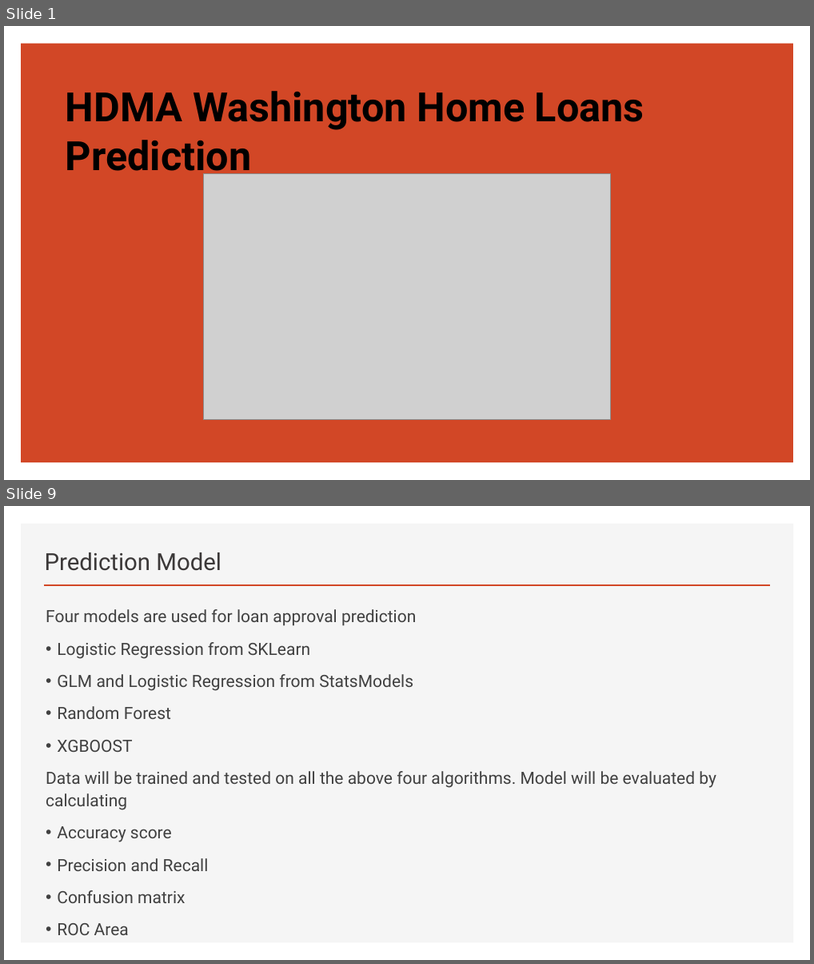
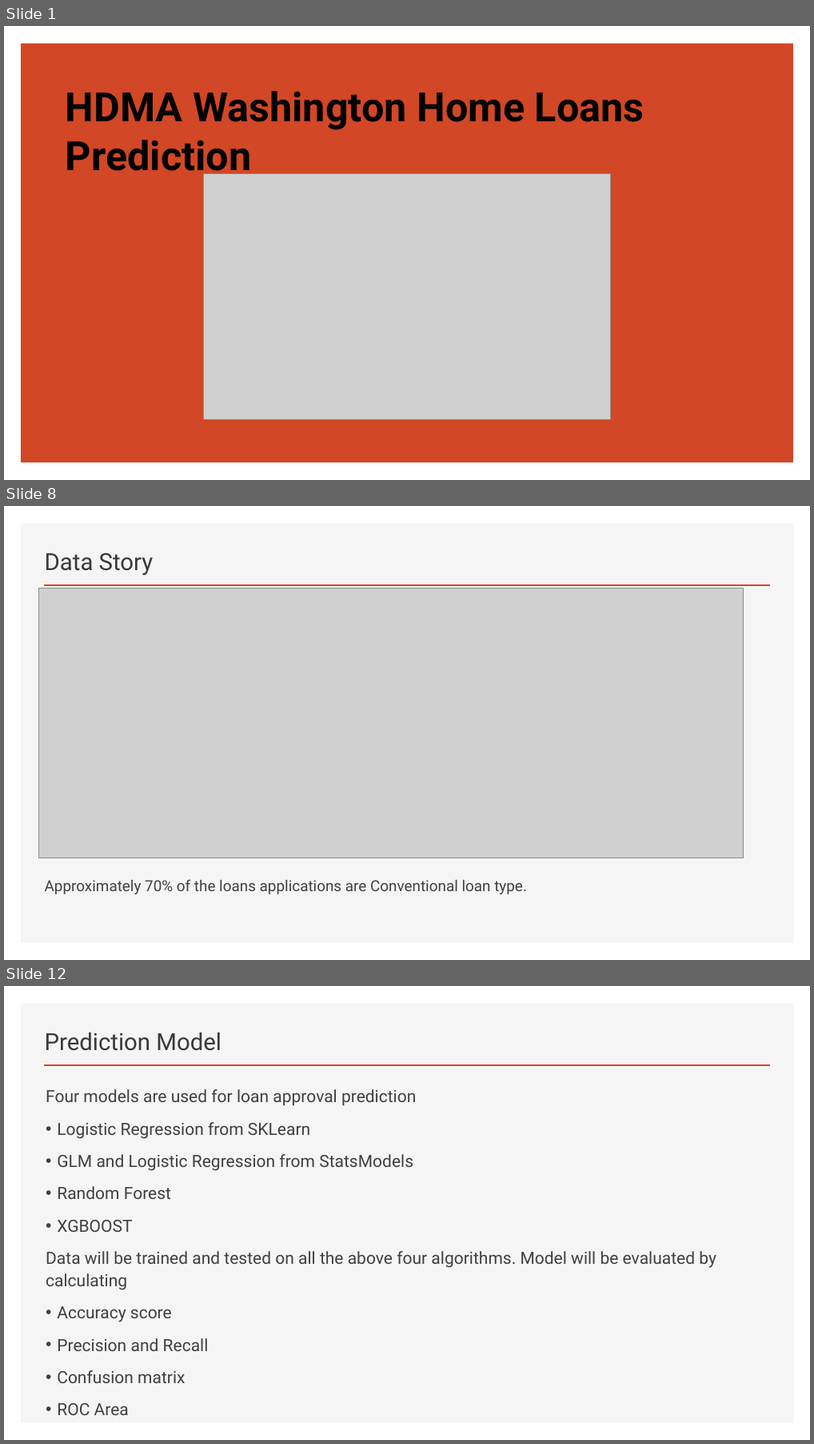
Before and after one commit to khmsha/Springboard, a slide deck: Capstone_Project1/HDMA Washington Home Loans Prediction.pptx. Shown one above the other, each under a label of ours: slides 1 and 9 before the commit, slides 1, 8 and 12 after it; the slides between them are not shown. The pictures are 814x964 and 814x1444 pixels, drawn with LibreOffice and Linux fonts; fonts in the diff are those of the drawing; grey boxes stand for pictures. Boxes give left, top, right and bottom in pixels: in the first picture for what was removed or moved away, otherwise in the second. Text is boxed around its words. In the diff, an @@ line names an element or a change of style, - is before the commit and + after.

```diff
--- a/Capstone_Project1/HDMA Washington Home Loans Prediction.pptx
+++ b/Capstone_Project1/HDMA Washington Home Loans Prediction.pptx
@@ slide 8 added at (x1=4, y1=506, x2=810, y2=960), background #FFFFFF; not listed: 2 template elements that a slide beside it also shows @@
@@ title added at (x1=45, y1=553, x2=154, y2=576), 28 pt, text #3B3838 @@
+Data Story
@@ picture added at (x1=38, y1=588, x2=744, y2=858) @@
@@ text added at (x1=45, y1=879, x2=527, y2=894), 18 pt, text #404040 @@
+Approximately 70% of the loans applications are Conventional loan type.
@@ what was slide 9 is now slide 12 @@
```
Also in this commit, not shown: 16 slides changed, 4 other slides added, 2 slides removed, 1 other file.
